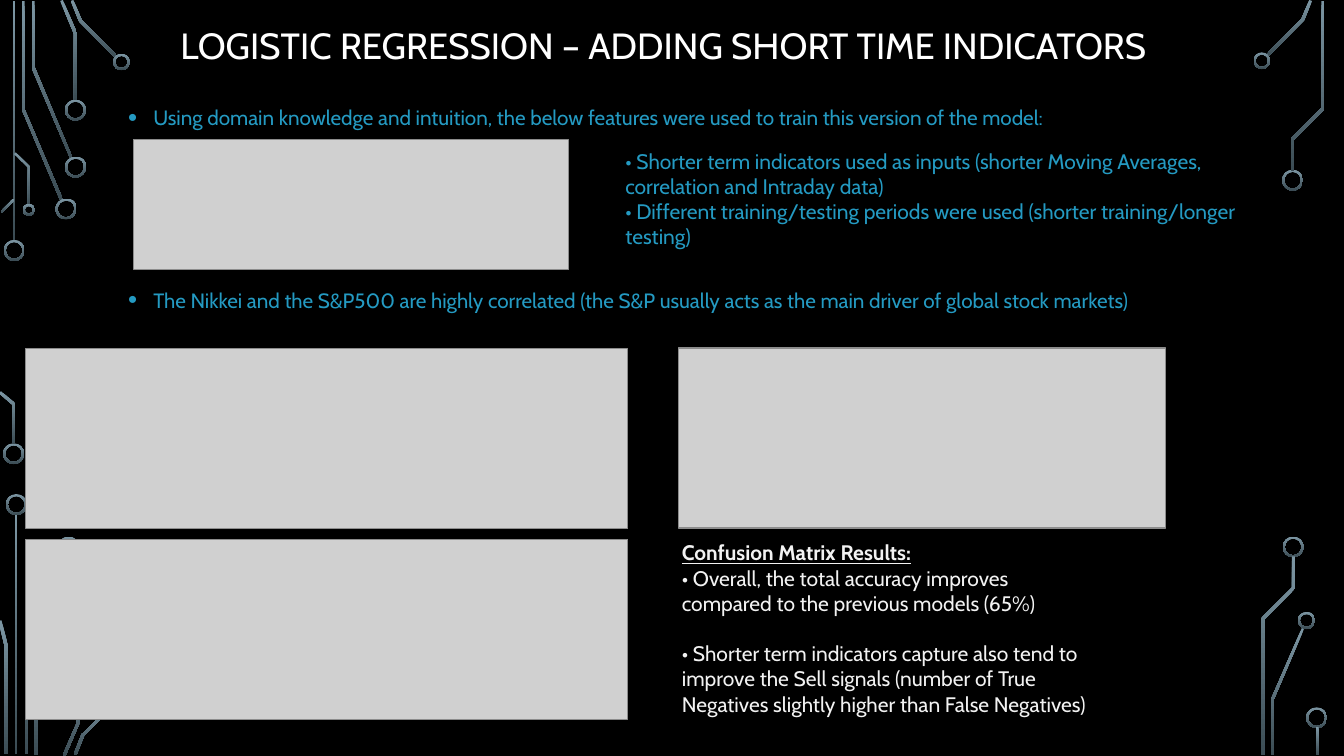
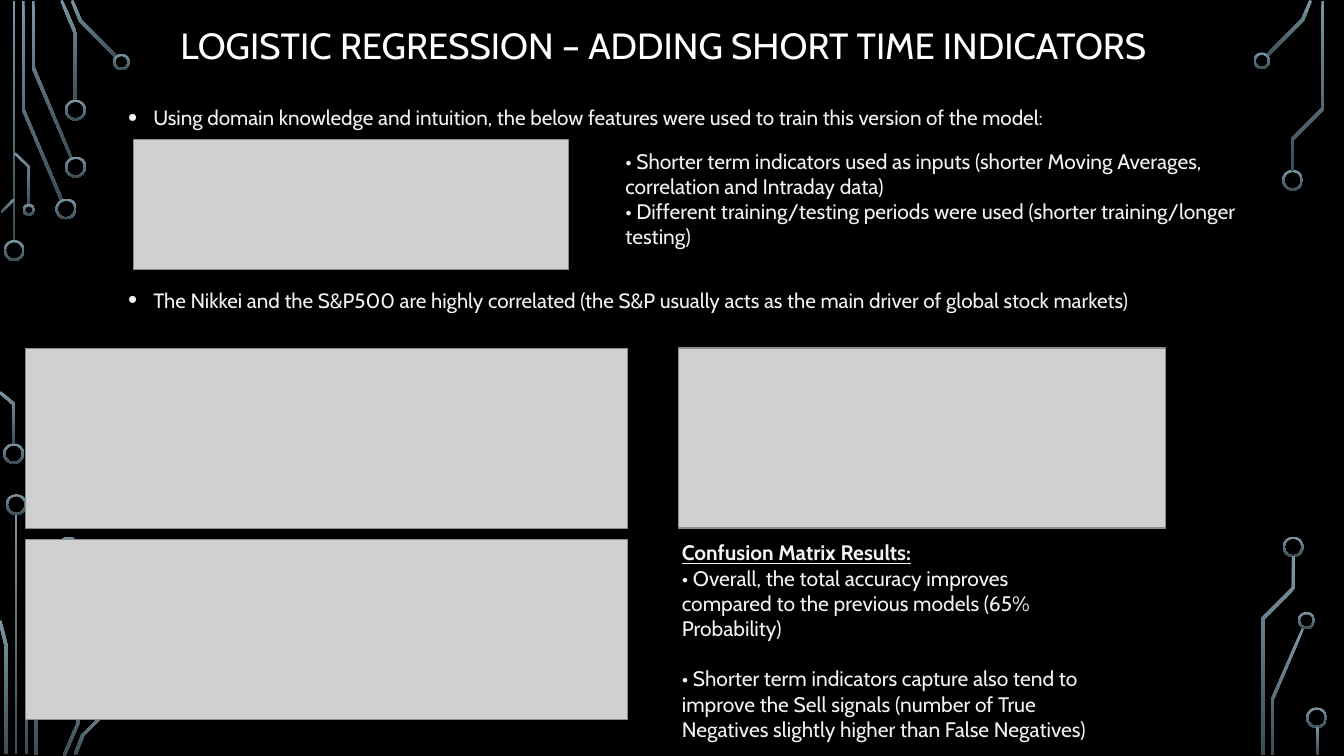
Before and after one commit to gfisherjr/Market_Indicator_Machine_Learning, a slide deck: slide 6 of Dev/Ben/Presentation/Ben_Machine_Learning_Slides.pptx. Drawn at 1344x756 pixels with LibreOffice and Linux fonts; fonts in the diff are those of the drawing; grey boxes stand for pictures; background and template pictures are left out. Boxes give left, top, right and bottom in pixels: in the first picture for what was removed or moved away, otherwise in the second. Text is boxed around its words. In the diff, an @@ line names an element or a change of style, - is before the commit and + after.

```diff
--- a/Dev/Ben/Presentation/Ben_Machine_Learning_Slides.pptx
+++ b/Dev/Ben/Presentation/Ben_Machine_Learning_Slides.pptx
@@ text "Using domain knowledge and intuition, ..." at bbox=[153, 109, 1128, 313]: text colour #249AC2 to #F2F2F2 @@
@@ text "• Shorter term indicators used ..." at bbox=[625, 153, 1235, 250]: text colour #249AC2 to #F2F2F2 @@
@@ text at bbox=[682, 570, 1030, 641]: text changed @@
-• Overall, the total accuracy improves compared to the previous models (65%)
+• Overall, the total accuracy improves compared to the previous models (65% Probability)
```
Also in this commit, not shown: 4 other slides changed, 45 other files.
